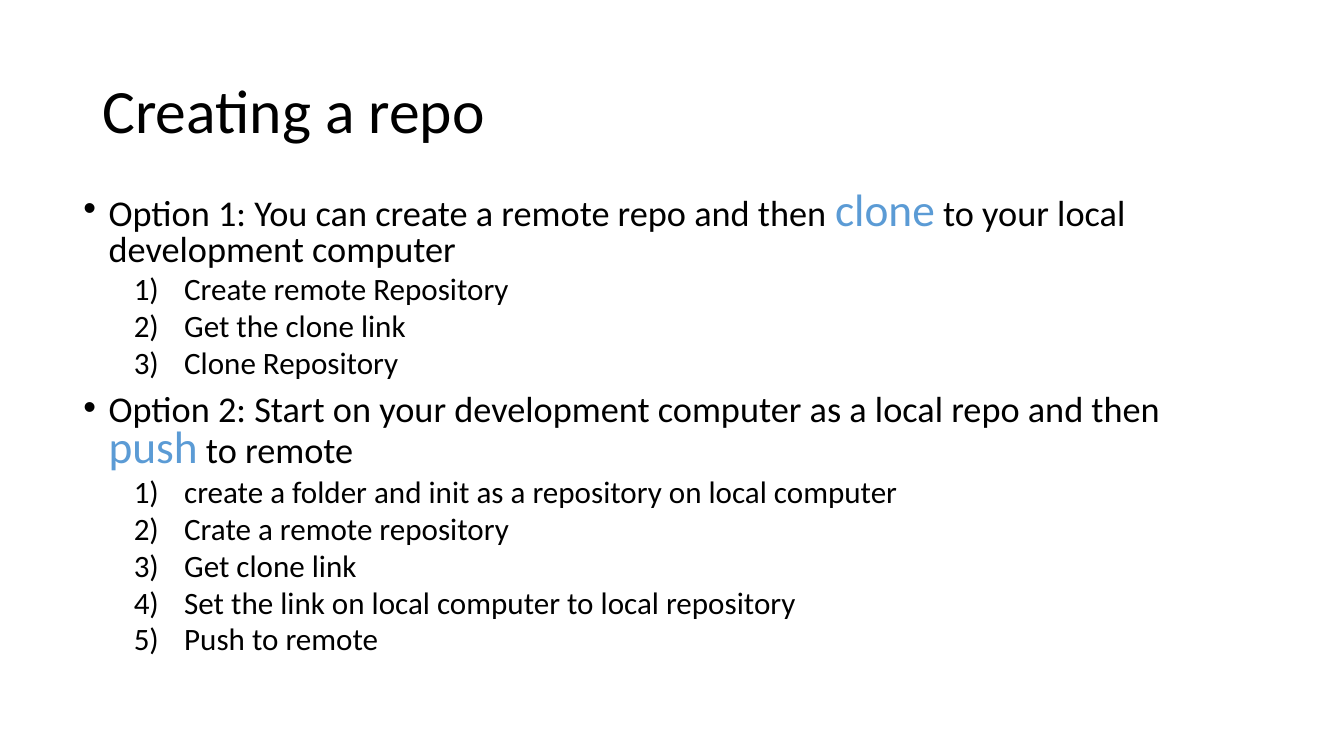
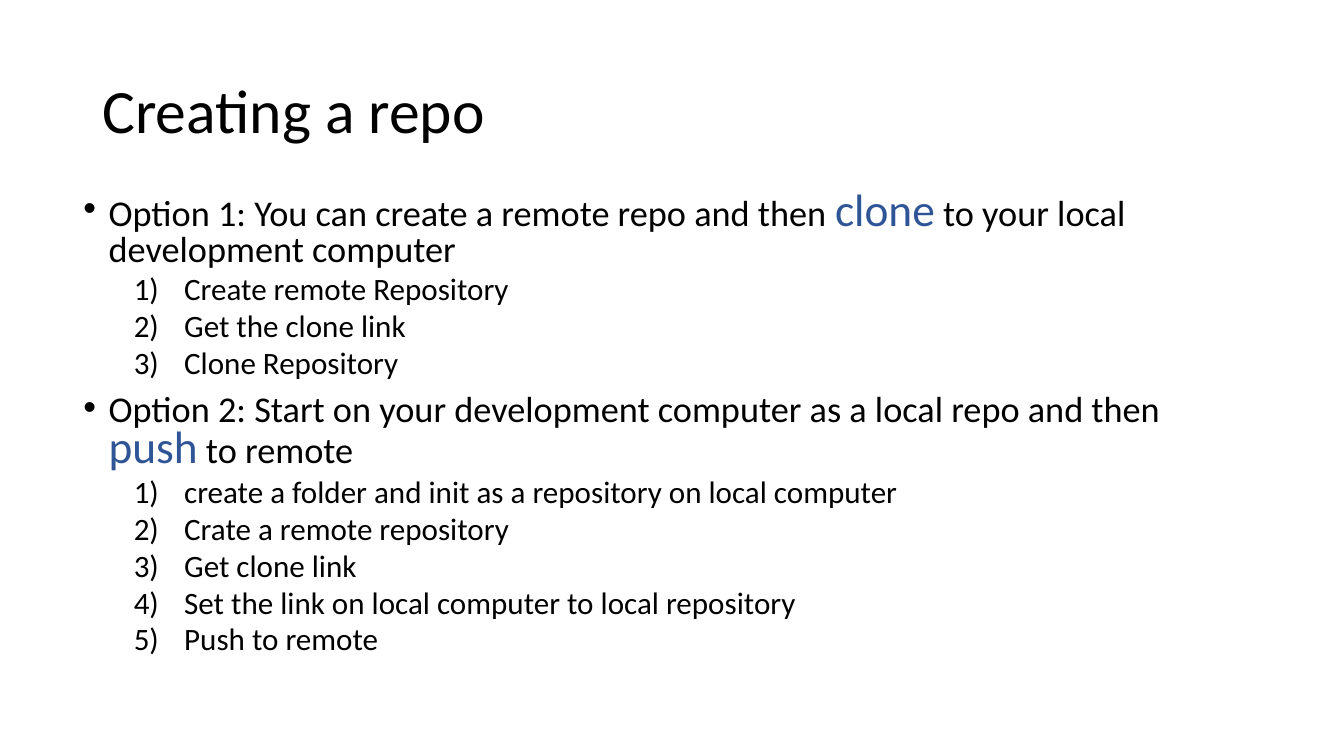
Before and after one commit to LearnWithCSA/GitWorkshop, a slide deck: slide 13 of SlideDeck/Git for Infra.pptx. Drawn at 1344x756 pixels with LibreOffice and Linux fonts; fonts in the diff are those of the drawing. Boxes give left, top, right and bottom in pixels: in the first picture for what was removed or moved away, otherwise in the second. Text is boxed around its words. In the diff, an @@ line names an element or a change of style, - is before the commit and + after.

```diff
--- a/SlideDeck/Git for Infra.pptx
+++ b/SlideDeck/Git for Infra.pptx
@@ text at (x1=109, y1=194, x2=1159, y2=471): text colour gradient #1F4E79 to #5B9BD5 to #9DC3E6 to #2F5597 in "clone", "push" @@
```
Also in this commit, not shown: 3 other slides changed, 11 slides added, 1 slide removed, 2 other files.
